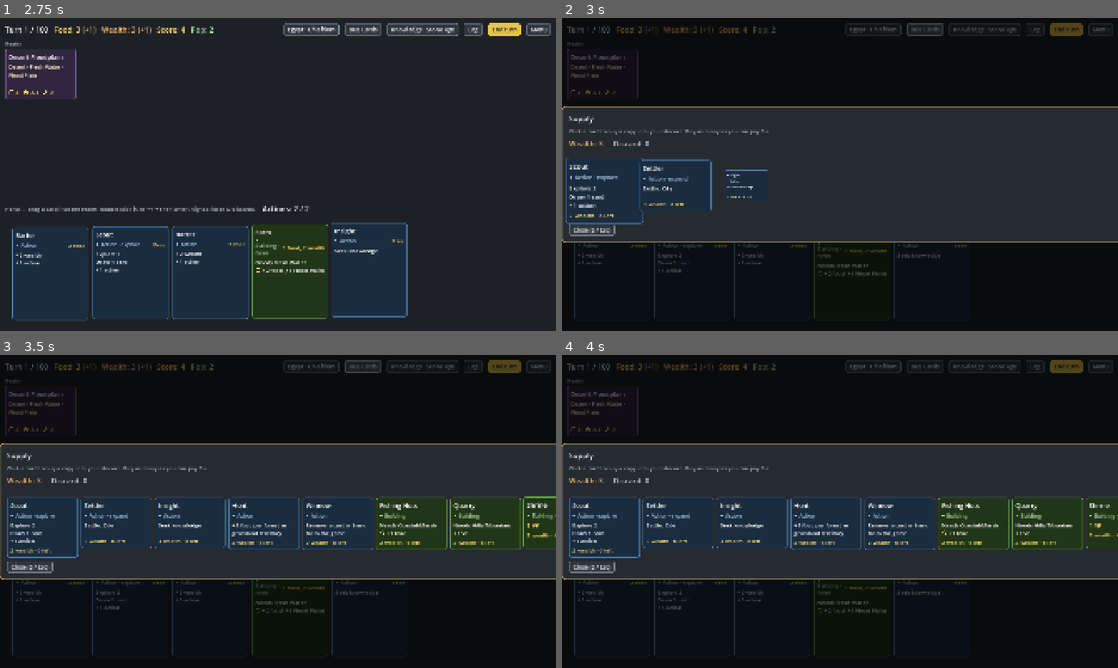
Above: before the commit, frames 1-4 (two rows, left to right).
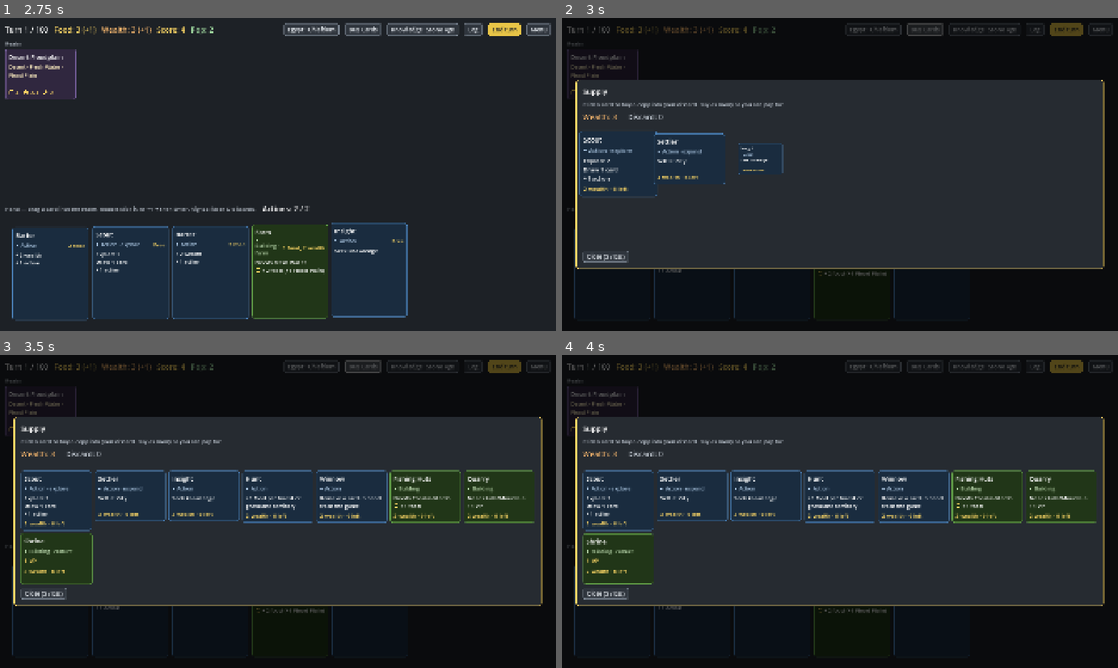
Above: after the commit, the same moments.

Repository: r888888888/4x-card-game
Game: Godot game, scene res://ui/main.tscn
Two runs of this game, one before a commit and one after it. Both use one fixed random seed, a clock stepped at 60 frames per second and the inputs below.
Inputs (mouse positions are in pixels of both pictures, inside the frame that each line leads up to):
- Up to frame 1 (2.75 s): click "New game" at 0.5 s; click (283, 227) at 1.27 s; type "12" at 1.35 s; click "Start" at 2 s
- Up to frame 2 (3 s): click "Buy Cards" at 2.75 s
- Up to frame 3 (3.5 s): no input
- Up to frame 4 (4 s): click "Log" at 3.5 s

Frame 1 is identical in both runs. In frame 2, 21% of the frame differs, in the area x 0-100%, y 19-81%; in frame 3, 30%; in frame 4, 30%.

Commit message:
supply: wrap the pile cards onto further lines
Co-Authored-By: Claude Sonnet 5.5 <noreply@anthropic.com>

Diff:
--- a/ui/supply_screen.gd
+++ b/ui/supply_screen.gd
@@ -10,7 +10,7 @@
 
 var button: Button  # "Buy Cards" (S, in its tooltip: 120), hidden when the config has no supply
 var _overlay: Control
-var _row: HBoxContainer  # slots for the pile cards, in config order
+var _row: HFlowContainer  # slots for the pile cards, in config order; wraps (see _fit_row)
 var _views := {}  # card_id -> CardView (display-only; not the board's card views)
 var _wealth: Label  # the screen's own counters: the top bar's sit under the dimmer
 var _discard: Label
@@ -37,8 +37,9 @@
 	var pad := MarginContainer.new()  # room above the cards for their hover lift
 	pad.add_theme_constant_override("margin_top", int(Anim.HOVER_LIFT) + 8)
 	box.add_child(pad)
-	_row = HBoxContainer.new()
-	_row.add_theme_constant_override("separation", UIKit.CARD_GAP)
+	_row = HFlowContainer.new()
+	_row.add_theme_constant_override("h_separation", UIKit.CARD_GAP)
+	_row.add_theme_constant_override("v_separation", UIKit.CARD_GAP)
 	pad.add_child(_row)
 	box.add_child(UIKit.button("Close (S / Esc)", close))
 	_fx = Control.new()
@@ -80,10 +81,21 @@
 		view.pop_in(slot, i * Anim.DEAL_STAGGER)
 		_views[id] = view
 		i += 1
+	_fit_row(i)
 	_overlay.show()
 	refresh(e)  # after show: it only fills in the cards while the screen is open
 	_overlay.modulate.a = 0.0
 	_overlay.create_tween().tween_property(_overlay, "modulate:a", 1.0, Anim.CALM_FADE_TIME)
+
+
+## Fixes the row's width to as many whole cards as fit the window (at most count), so the piles wrap onto
+## further lines instead of running off the screen. The panel sits in a CenterContainer, which would
+## otherwise shrink the flow to a single column.
+func _fit_row(count: int) -> void:
+	var slot := CardView.TABLEAU_SIZE.x + UIKit.CARD_GAP
+	var room := _overlay.size.x - 120.0  # the panel's padding and a margin to the window edge
+	var per_line := clampi(int((room + UIKit.CARD_GAP) / slot), 1, maxi(count, 1))
+	_row.custom_minimum_size.x = per_line * slot - UIKit.CARD_GAP
 
 
 func close() -> void:
